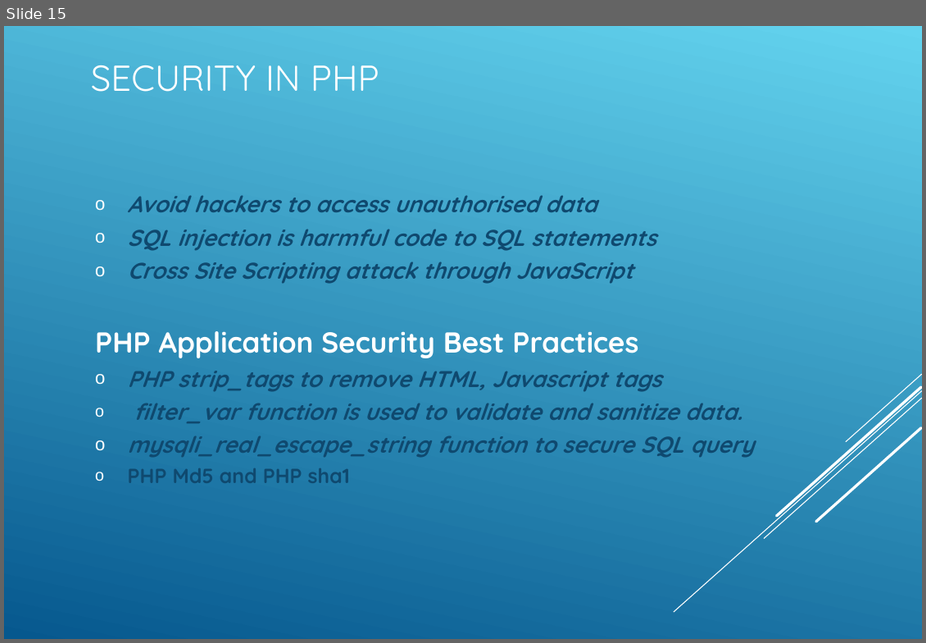
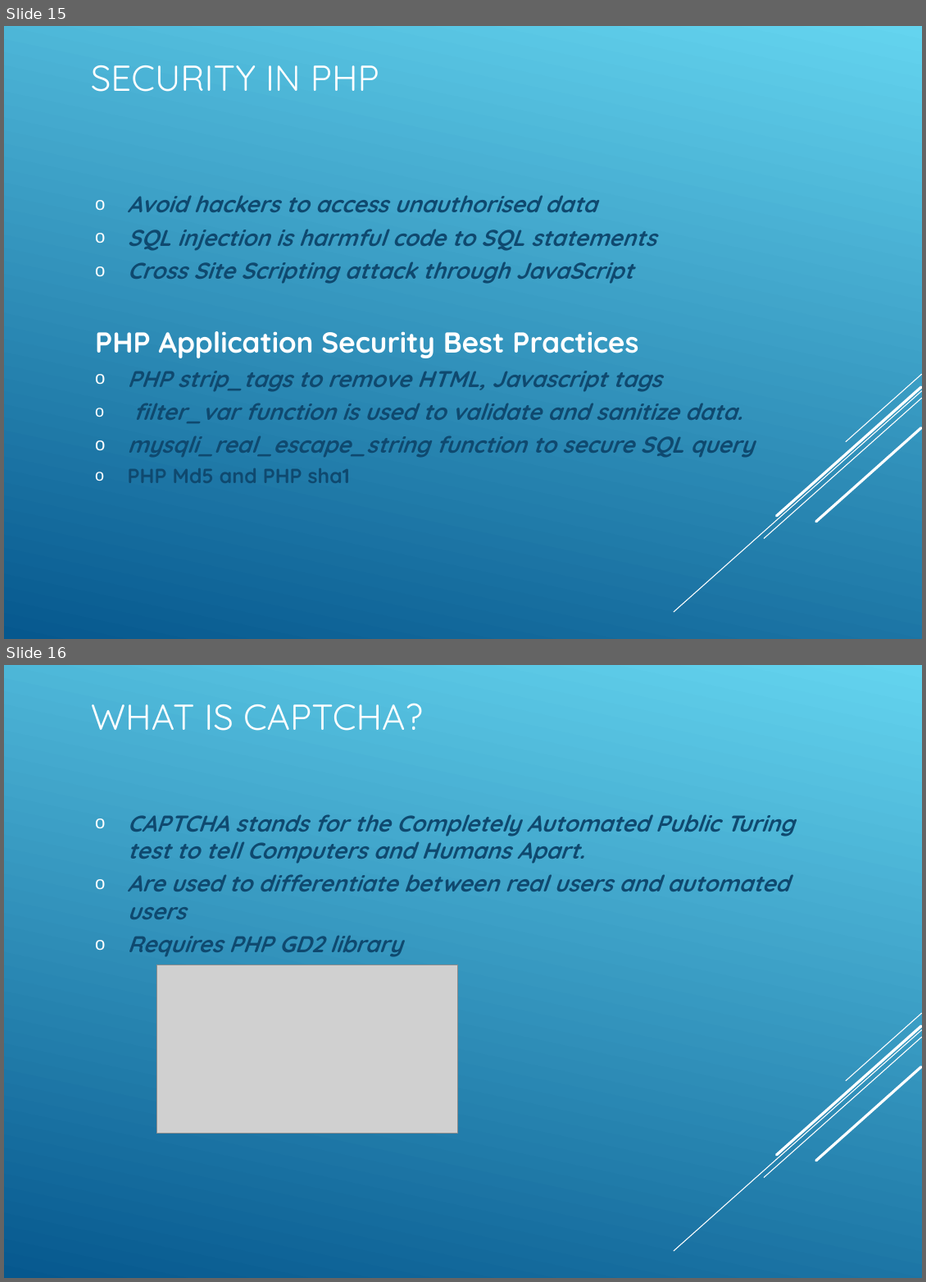
Before and after one commit to koushikgraj/PHP-Training, a slide deck: PHP-Presentation.ppt. Shown one above the other, each under a label of ours: slide 15 before the commit, slides 15 and 16 after it. The pictures are 926x643 and 926x1282 pixels, drawn with LibreOffice and Linux fonts; fonts in the diff are those of the drawing; grey boxes stand for pictures. Boxes give left, top, right and bottom in pixels: in the first picture for what was removed or moved away, otherwise in the second. Text is boxed around its words. In the diff, an @@ line names an element or a change of style, - is before the commit and + after.

```diff
--- a/PHP-Presentation.ppt
+++ b/PHP-Presentation.ppt
@@ slide 16 added at (4, 665, 922, 1278), background gradient #64D4EF to #06588E; not listed: 5 template elements that a slide beside it also shows @@
@@ title added at (91, 703, 423, 731), 30 pt, text #FFFFFF @@
+WHAT IS CAPTCHA?
@@ subtitle added at (128, 814, 794, 957), 19 pt, text #0F496F, bold, italic @@
+  o CAPTCHA stands for the Completely Automated Public Turing test to tell Computers and Humans Apart.
+  o Are used to differentiate between real users and automated users
+  o Requires PHP GD2 library
@@ picture added at (157, 965, 457, 1133) @@
```
Also in this commit, not shown: 3 other slides added, 21 other files.
